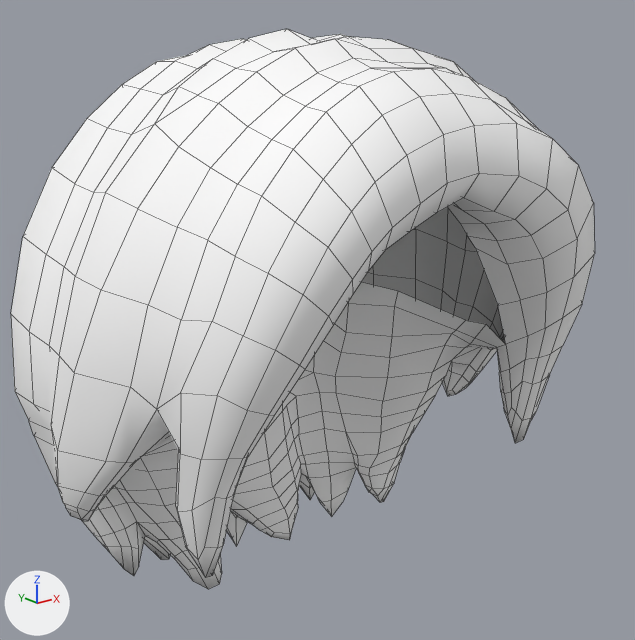
The FBX model Assets/BoZo_StylizedModularCharacters/Outfits/Base/HairBack/Outfit_HairBack_Short/BSMC_Outfit_HairBack_Short.fbx: old version first, new version second.
One viewpoint serves both versions: a 50 mm lens placed at (-0.224, -0.281, 0.219), pointed at (0.011, 0.012, 0.102). Every picture has the same lights, and +X, +Y and +Z are marked at lower left. Mesh edges are drawn as thin lines.

Objects in the first picture: 'BSMC_Outfit_HairBack_Short'.
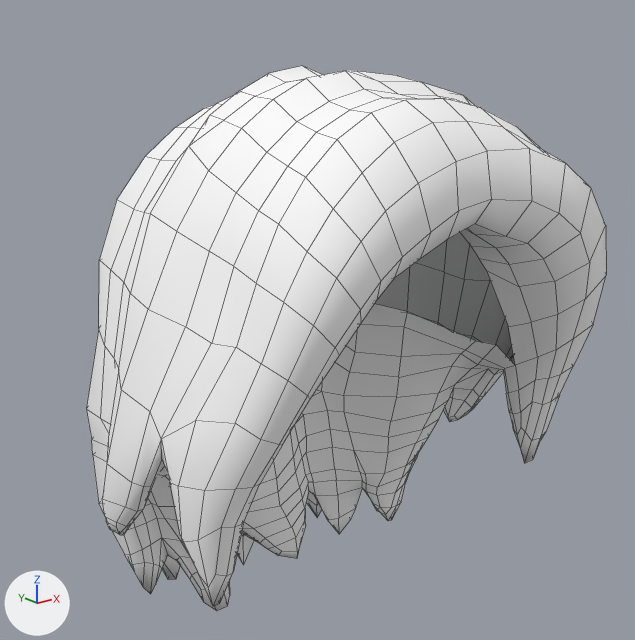
The newer file adds a shape key; the second version is drawn at full value of the shape key 'Tag_Hat' of 'HairBack_Short', and the change is written as the vertex moves it makes.

What changed in the scene script:
```text
Change me_mesh:
    used by ob_bsmc_outfit_hairback_short; location = (0.0, 0.0, 0.0); rotation_euler = (1.571, 0.0, 0.0), in degrees (90, 0, 0); scale = (0.01, 0.01, 0.01)
    remove me_mesh.from_pydata(...)  # 1018 vertices, 1019 faces; spans x -11.7..11.8, y -3.1..22.5, z -13.1..9.1
    add me_mesh.from_pydata(...)  # 1018 vertices, 1019 faces; spans x -10.2..10.6, y -3.8..21.2, z -8.8..9.7
    me_mesh part 1: 1018 of 1018 vertices moved; they spanned x -11.7..11.8, y -3.1..22.5, z -13.1..9.1 and now span x -10.2..10.6, y -3.8..21.2, z -8.8..9.7; mean shift (0.0, -0.9, 1.2); largest move (2.5, 7.8, -12.9) -> (2.0, 7.0, -7.4)
Change ob_bsmc_outfit_hairback_short:
    add ob_bsmc_outfit_hairback_short.parent = ob_hairback_short_001
    ob_bsmc_outfit_hairback_short.rotation_euler: (1.571, 0.0, 0.0) -> (0.0, 0.0, 0.0)  # degrees (90, 0, 0) -> degrees (0, 0, 0)
    ob_bsmc_outfit_hairback_short.scale: (0.01, 0.01, 0.01) -> (1.0, 1.0, 1.0)
Add ob_hairback_short_001:
    ob_hairback_short_001 = bpy.data.objects.new('HairBack_Short.001', None)
    ob_hairback_short_001.location = (0.0, 0.0, 0.0)
    ob_hairback_short_001.rotation_euler = (1.571, 0.0, 0.0)  # degrees (90, 0, 0)
    ob_hairback_short_001.scale = (0.01, 0.01, 0.01)
```

Changed parts and their boxes (x1, y1, x2, y2) in the pictures (635 x 640 px):
'BSMC_Outfit_HairBack_Short', reshaped, moved, turned, rescaled: before (11, 29, 595, 589); after (86, 66, 606, 611)
